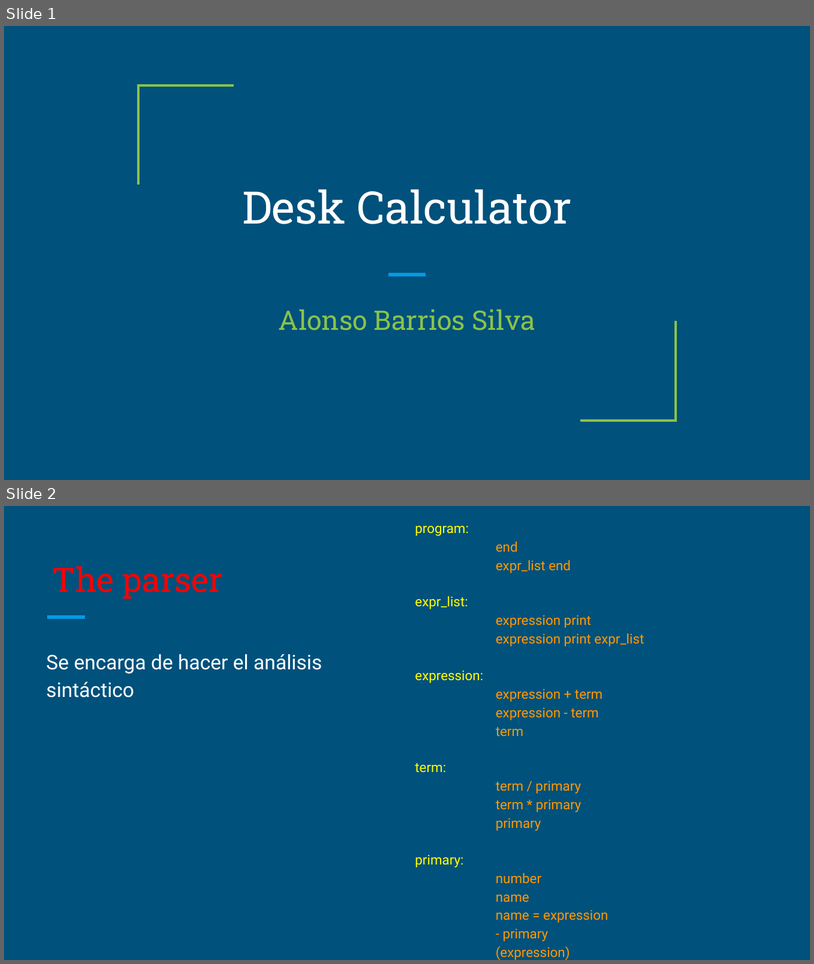
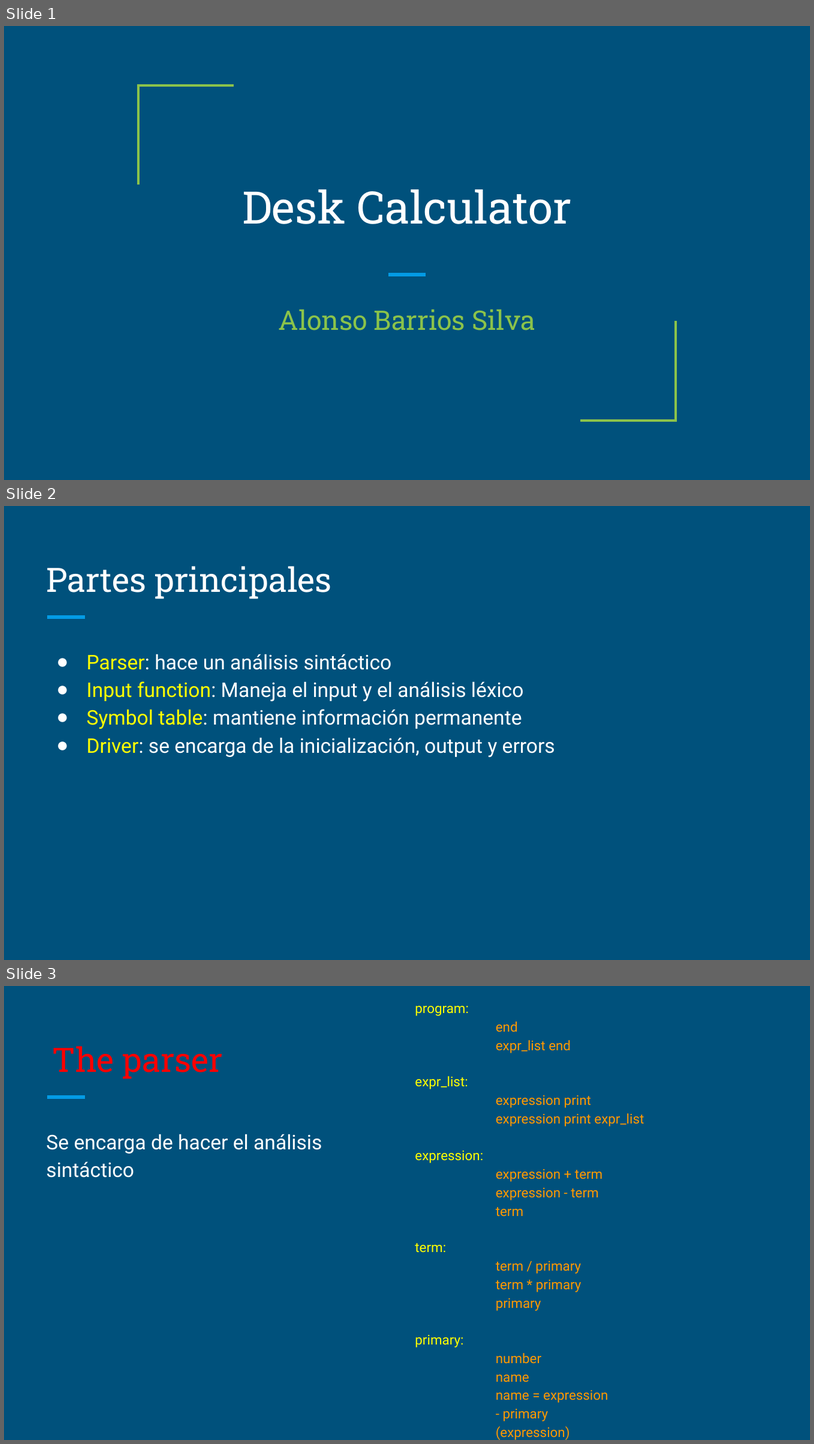
Before and after one commit to CS1103/unidad-3-a-desk-calculator-alonso1311, a slide deck: POO II - Desk Calculator.pptx. Shown one above the other, each under a label of ours: slides 1 and 2 before the commit, slides 1, 2 and 3 after it. The pictures are 814x964 and 814x1444 pixels, drawn with LibreOffice and Linux fonts; fonts in the diff are those of the drawing. Boxes give left, top, right and bottom in pixels: in the first picture for what was removed or moved away, otherwise in the second. Text is boxed around its words. In the diff, an @@ line names an element or a change of style, - is before the commit and + after.

```diff
--- a/POO II - Desk Calculator.pptx
+++ b/POO II - Desk Calculator.pptx
@@ slide 2 added at [4, 506, 810, 960], background #00517C; not listed: 1 template element that a slide beside it also shows @@
@@ title added at [46, 566, 332, 599], 30 pt, text #FFFFFF @@
+Partes principales
@@ text added at [87, 654, 555, 757], 18 pt, text #FFFFFF @@
+● Parser: hace un análisis sintáctico
+● Input function: Maneja el input y el análisis léxico
+● Symbol table: mantiene información permanente
+● Driver: se encarga de la inicialización, output y errors
@@ what was slide 2 is now slide 3 @@
```
Also in this commit, not shown: 4 slides changed, 1 other slide added, 1 slide removed.
